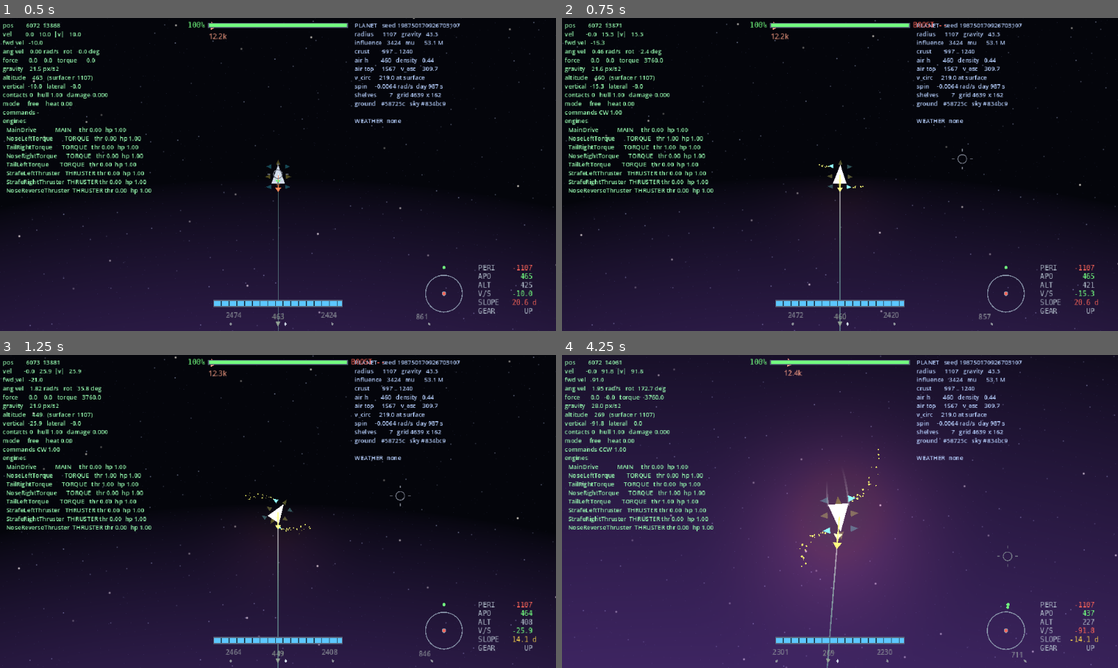
Above: before the commit, frames 1-4 (two rows, left to right).
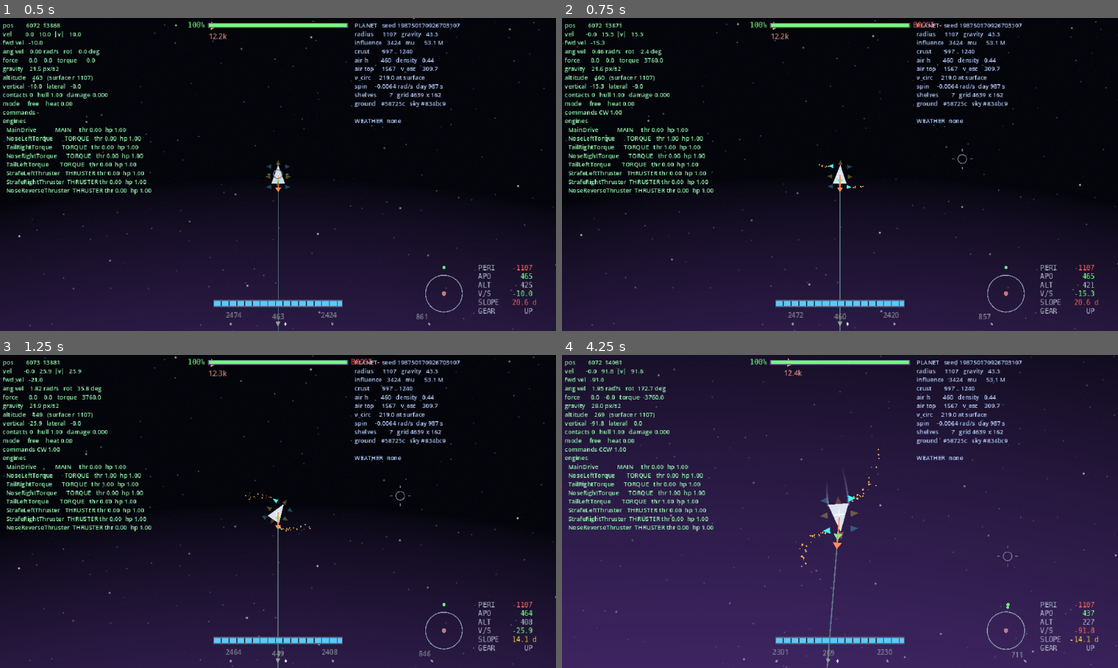
Above: after the commit, the same moments.

Repository: wroniasty/stardust
Game: Godot game, scene res://scenes/world.tscn
The game is run twice, just before and just after one commit, with the same random seed, the same clock (stepped at 60 frames per second) and the same inputs.
Inputs (mouse positions are in pixels of both pictures, inside the frame that each line leads up to):
- Up to frame 1 (0.5 s): no input
- Up to frame 2 (0.75 s): tap Enter (ui_accept) at 0.5 s; move the mouse to (962, 158) at 0.52 s; hold D (rotate_right) from 0.53 s (still down); hold B (boost) from 0.53 s (still down); click (962, 158) at 0.67 s
- Up to frame 3 (1.25 s): keep holding D (rotate_right); keep holding B (boost); tap Enter (ui_accept) at 0.77 s
- Up to frame 4 (4.25 s): release D (rotate_right) at 1.25 s; release B (boost) at 1.25 s; drag from (728, 527) to (812, 574) at 1.27 s; move the mouse to (895, 442) at 2.02 s; hold D (rotate_right) 2.03-2.75 s; tap Left (camera_rotate_left) at 2.1 s; drag from (812, 574) to (673, 464) at 2.77 s; move the mouse to (1006, 558) at 3.52 s; hold A (rotate_left) from 3.53 s (still down); hold = (camera_zoom_in) from 3.53 s (still down); tap Enter (ui_accept) at 3.77 s

Frame 1 is identical in both runs. In frame 2, 0.1% of the frame differs, in the area x 46-55%, y 46-71%; in frame 3, 0.2%; in frame 4, 8.2%, in the area x 37-62%, y 30-84%.

Commit message:
No more halo: light falls on surfaces, and a nozzle is worth its thrust
Reported from the cockpit: the side thrusters glow far too strongly and
everything glows too much, leaving a halo round the ship.

Two causes, and the bigger one was not brightness. A planet's atmosphere
quad covers the whole neighbourhood of the planet, so any light anywhere
near it lit a disc of sky rather than lighting anything -- a lamp shone
at air does not make a glowing ball. The air and the clouds are unshaded
now: they are what hangs in front of a surface rather than a surface,
and the daylight they do have they work out themselves. The ground, the
hull and the crates still take light, because that is what light falls
on.

The second cause is that every nozzle threw the same light. Eight equal
lamps on one hull is a halo, not a ship with engines, and a 160 N
manoeuvring pod has no business lighting the ground a 900 N drive does.
The glow scales with thrust now -- reach with the square root, strength
linearly -- so a small engine makes a small bright spot instead of a
wide faint one, which is exactly the look being avoided. Measured on the
stock ship: 0.09 energy and 46 px against 0.50 and 110 px.

The falloff exponent went from 2.2 to 3.4 for the same reason: a gentle
falloff spends most of its radius at a brightness just high enough to
see, which is the ring-of-glow look itself. The tracer and the explosion
flash came down with it.

Checked on both sides of the terminator: the glowing ball round the hull
is gone in daylight and in the dark, and a nozzle 22 px above the ground
still visibly lights the slope beside it.

861 assertions, no errors.

Co-Authored-By: Claude Opus 5 <noreply@anthropic.com>

Diff:
--- a/scripts/engine_mount.gd
+++ b/scripts/engine_mount.gd
@@ -45,15 +45,28 @@
 	return installed.bulk if installed != null else 0.0
 
 
-## How far a nozzle at full flow lights its surroundings, and how hard.
+## What a nozzle at full flow throws, measured against REFERENCE_THRUST.
 ##
-## Reach is in pixels and deliberately modest: this is the glow on the
-## hull and on the ground beneath a ship on short finals, not a
-## headlight. Eight of them on a stock ship add up, which is the other
-## reason each one is small.
-const GLOW_REACH: float = 140.0
-const GLOW_STRENGTH: float = 0.85
+## Scaled by the engine, which it was not at first and which is what made
+## the manoeuvring thrusters as bright as the main drive -- eight equal
+## lamps on one hull, which is a halo rather than a ship with engines.
+## A flame is its thrust: a 180 N pod has no business lighting the same
+## ground a 900 N drive does.
+##
+## Reach goes with the square root and strength goes linearly, so a small
+## engine makes a small bright spot rather than a wide faint one. A wide
+## faint one is exactly the look being avoided.
+const REFERENCE_THRUST: float = 900.0
+const GLOW_REACH: float = 110.0
+const GLOW_STRENGTH: float = 0.5
 const GLOW_COLOUR: Color = Color(1.00, 0.72, 0.42)
+
+
+## How much of the reference this engine is, 0..1.
+func _glow_share() -> float:
+	if installed == null or REFERENCE_THRUST <= 0.0:
+		return 0.0
+	return clampf(installed.max_thrust / REFERENCE_THRUST, 0.0, 1.0)
 
 var _glow: GlowLight = null
 
@@ -77,10 +90,13 @@
 	# switched on, because an engine at a tenth of throttle is a glow and
 	# an engine at full is a landing light -- and because a light that
 	# snapped on would turn a gentle correction burn into a strobe.
+	var share: float = _glow_share()
+	if share <= 0.0:
+		return
 	if _glow == null:
-		_glow = GlowLight.make(GLOW_COLOUR, GLOW_REACH, 0.0)
+		_glow = GlowLight.make(GLOW_COLOUR, GLOW_REACH * sqrt(share), 0.0)
 		add_child(_glow)
-	_glow.energy = GLOW_STRENGTH * clampf(amount, 0.0, 1.0)
+	_glow.energy = GLOW_STRENGTH * share * clampf(amount, 0.0, 1.0)
 	_glow.visible = amount > 0.02
 
 
--- a/scripts/explosion.gd
+++ b/scripts/explosion.gd
@@ -16,8 +16,8 @@
 ## that is supposed to light up the whole neighbourhood, and gone in a
 ## fraction of the time the debris takes -- a flash that faded with the
 ## sparks would read as a fire rather than a detonation.
-const FLASH_REACH: float = 320.0
-const FLASH_STRENGTH: float = 2.6
+const FLASH_REACH: float = 260.0
+const FLASH_STRENGTH: float = 1.8
 const FLASH_SECONDS: float = 0.45
 const FLASH_COLOUR: Color = Color(1.00, 0.78, 0.45)
 
--- a/scripts/glow_light.gd
+++ b/scripts/glow_light.gd
@@ -23,7 +23,12 @@
 ## How sharply the pool falls off. Above one the middle stays bright and
 ## the edge gives up quickly, which is what a small intense source looks
 ## like; at one it is a flat ramp and reads as fog.
-const FALLOFF: float = 2.2
+##
+## Raised from 2.2 after the first version was reported as haloing. A
+## gentle falloff spends most of its radius at a brightness just high
+## enough to see, which is precisely the ring-of-glow look; a steep one
+## puts the light where the source is and gives up.
+const FALLOFF: float = 3.4
 
 static var _shared: Texture2D = null
 
--- a/scripts/projectile.gd
+++ b/scripts/projectile.gd
@@ -81,8 +81,8 @@
 ## How far a round lights the ground it passes over, in pixels, and how
 ## hard. Small and brief: a tracer is a spark, and a spark that floodlit
 ## the landscape would say the wrong thing about how much damage it does.
-const GLOW_REACH: float = 70.0
-const GLOW_STRENGTH: float = 0.9
+const GLOW_REACH: float = 55.0
+const GLOW_STRENGTH: float = 0.6
 
 
 func _ready() -> void:
--- a/shaders/atmosphere.gdshader
+++ b/shaders/atmosphere.gdshader
@@ -1,4 +1,11 @@
 shader_type canvas_item;
+render_mode unshaded;
+// Not lit by Light2D. It is not a surface: it is the air in front of one,
+// and a lamp shone at air does not make a glowing ball in the sky. Letting
+// lights land here was what turned every engine and every tracer into a
+// halo -- the quad covers the whole neighbourhood of the planet, so any
+// light anywhere near it brightened a disc of sky instead of brightening
+// something. The daylight this layer does have, it works out itself.
 // Atmosphere as one plain layer, drawn UNDERNEATH the terrain and reaching all
 // the way to the planet's centre.
 //
--- a/shaders/cloud.gdshader
+++ b/shaders/cloud.gdshader
@@ -1,4 +1,8 @@
 shader_type canvas_item;
+render_mode unshaded;
+// Not lit by Light2D either, and for the same reason as the air it floats
+// in: a cloud deck is a few hundred soft quads, and a light landing on
+// them reads as fog lighting up rather than as something being lit.
 // ONE cloud, drawn into its own quad. A CloudField draws a few hundred of them
 // in a single batch, each with its own seed in INSTANCE_CUSTOM.
 //
--- a/shaders/star.gdshader
+++ b/shaders/star.gdshader
@@ -1,4 +1,6 @@
 shader_type canvas_item;
+render_mode unshaded;
+// Nothing lights a star. It is the thing doing the lighting.
 // The face of a star: granulation, limb darkening, and an edge.
 //
 // It replaces a flat filled circle, which was honest about the physics and
--- a/tools/smoke_test.gd
+++ b/tools/smoke_test.gd
@@ -4650,6 +4650,58 @@
 	)
 	blast.free()
 
+	# A nozzle's light is its thrust. Equal lamps on every mount was the
+	# first version and it was reported as a halo -- eight of them on one
+	# hull, the manoeuvring pods as bright as the main drive.
+	var flyer: Ship = _spawn_ship()
+	var big: EngineMount = null
+	var small: EngineMount = null
+	for mount: EngineMount in flyer.engine_mounts():
+		if mount.installed == null:
+			continue
+		if big == null or mount.installed.max_thrust > big.installed.max_thrust:
+			big = mount
+		if small == null or mount.installed.max_thrust < small.installed.max_thrust:
+			small = mount
+	big.set_exhaust(1.0)
+	small.set_exhaust(1.0)
+	var bright: GlowLight = _first_glow(big)
+	var faint: GlowLight = _first_glow(small)
+	_expect(
+		bright != null and faint != null,
+		"every nozzle that is burning is throwing light",
+	)
+	_expect(
+		faint.energy < bright.energy * 0.5,
+		"a %0.f N pod burns dimmer than a %.0f N drive (%.2f against %.2f)" % [
+			small.installed.max_thrust, big.installed.max_thrust,
+			faint.energy, bright.energy,
+		],
+	)
+	_expect(
+		faint.texture_scale < bright.texture_scale * 0.8,
+		"and reaches less far with it, so a small engine is a small bright spot",
+	)
+	big.set_exhaust(0.0)
+	_expect(not _first_glow(big).visible, "a nozzle that is not burning throws nothing")
+	flyer.free()
+
+	# And the air is not something light lands on. This is what the halo
+	# was: the atmosphere quad covers the whole neighbourhood of a planet,
+	# so any light near it lit a disc of sky instead of lighting a thing.
+	for part: String in ["Atmosphere"]:
+		var sky: ShaderMaterial = (planet.get_node(part) as ColorRect).material
+		_expect(
+			sky.shader.code.contains("render_mode unshaded"),
+			"%s takes no light: it is the air in front of a surface, not one" % part.to_lower(),
+		)
+	_expect(
+		(planet.get_node("Terrain") as ColorRect).material.shader.code.contains(
+			"render_mode unshaded"
+		) == false,
+		"while the ground does take it, because the ground is what a light falls on",
+	)
+
 	planet.free()
 	star.free()
 
Not shown, changed: IDEAS.md
Not shown, changed: PLAN.md
